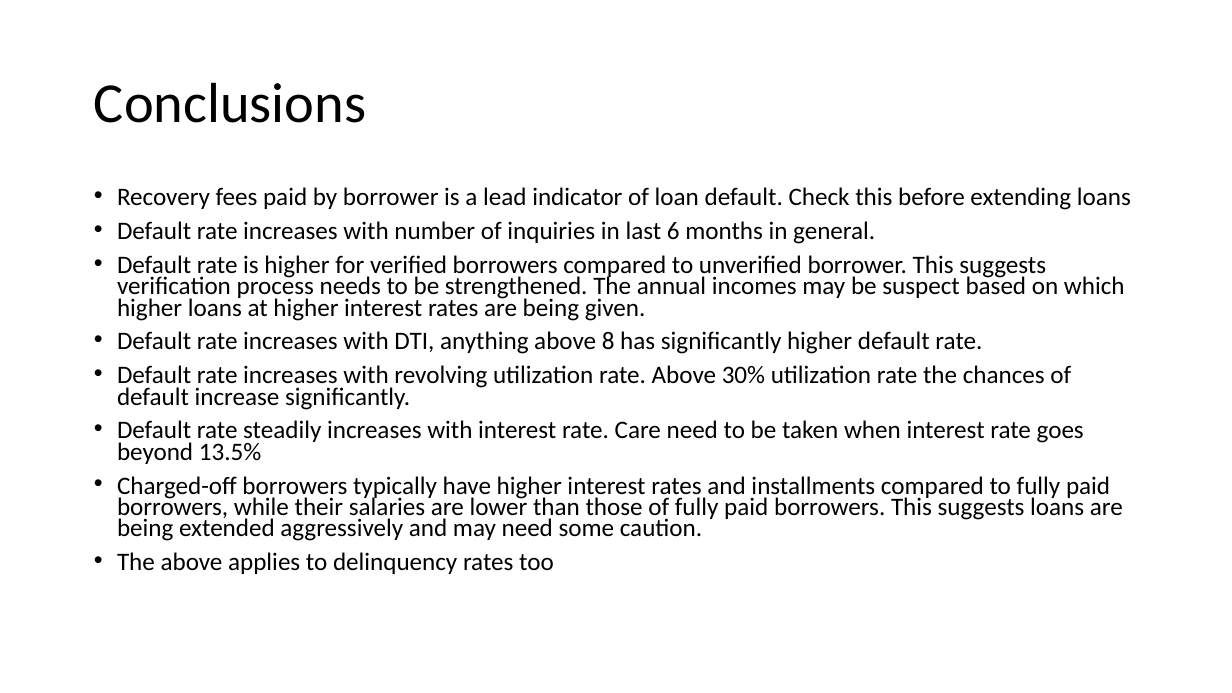
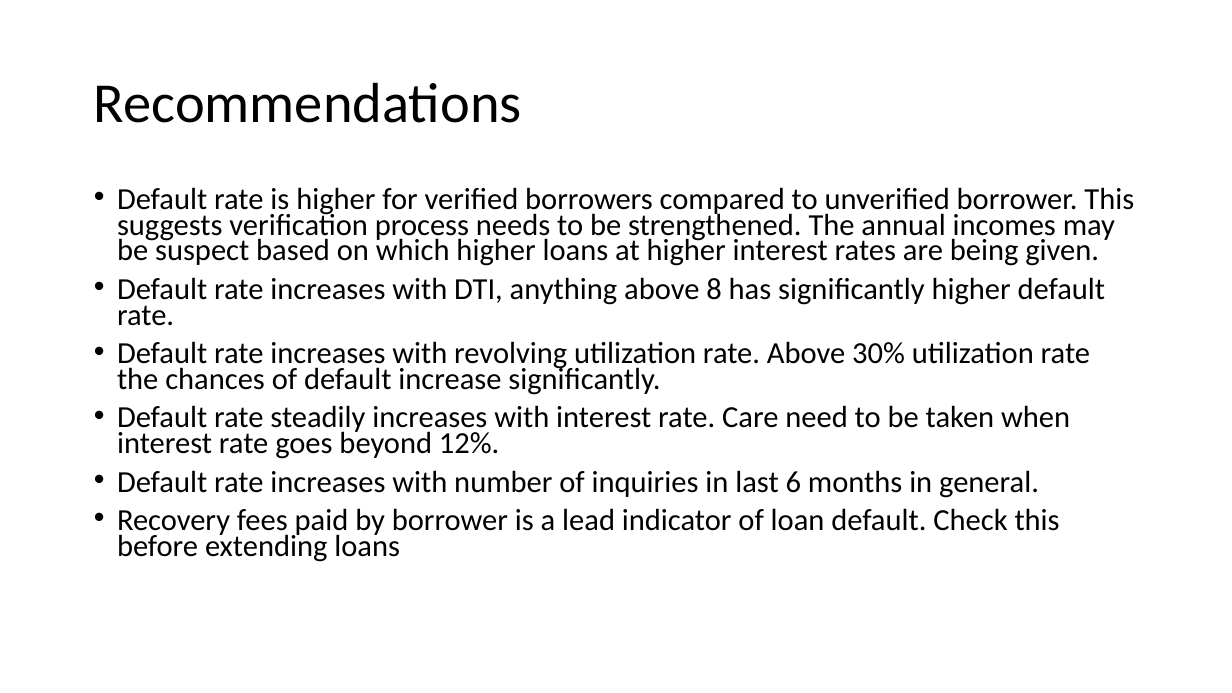
Before and after one commit to sivavaddadi/LendingClubCaseStudy, a slide deck: slide 7 of Lending_Club_Case_Study.pptx. Drawn at 1232x693 pixels with LibreOffice and Linux fonts; fonts in the diff are those of the drawing. Boxes give left, top, right and bottom in pixels: in the first picture for what was removed or moved away, otherwise in the second. Text is boxed around its words. In the diff, an @@ line names an element or a change of style, - is before the commit and + after.

```diff
--- a/Lending_Club_Case_Study.pptx
+++ b/Lending_Club_Case_Study.pptx
@@ title at box(94, 82, 522, 123): text changed @@
-Conclusions
+Recommendations
@@ text at box(117, 187, 1131, 244): paragraphs removed @@
-• Recovery fees paid by borrower is a lead indicator of loan default. Check this before extending loans
-• Default rate increases with number of inquiries in last 6 months in general.
@@ text at box(117, 187, 1134, 395): size 19.6 to 23.8 pt in "Default rate is higher for verified borrowers ...", "Default rate increases with DTI, anything above ...", "Default rate increases with revolving utilization rate. ..." @@
@@ text at box(117, 405, 1070, 562): text changed; size 19.6 to 23.8 pt @@
-• Default rate steadily increases with interest rate. Care need to be taken when interest rate goes beyond 13.5%
-• Charged-off borrowers typically have higher interest rates and installments compared to fully paid borrowers, while their salaries are lower than those of fully paid borrowers. This suggests loans are being extended aggressively and may need some caution.
-• The above applies to delinquency rates too
+• Default rate steadily increases with interest rate. Care need to be taken when interest rate goes beyond 12%.
+• Default rate increases with number of inquiries in last 6 months in general.
+• Recovery fees paid by borrower is a lead indicator of loan default. Check this before extending loans
```
Also in this commit, not shown: 3 other slides changed.
